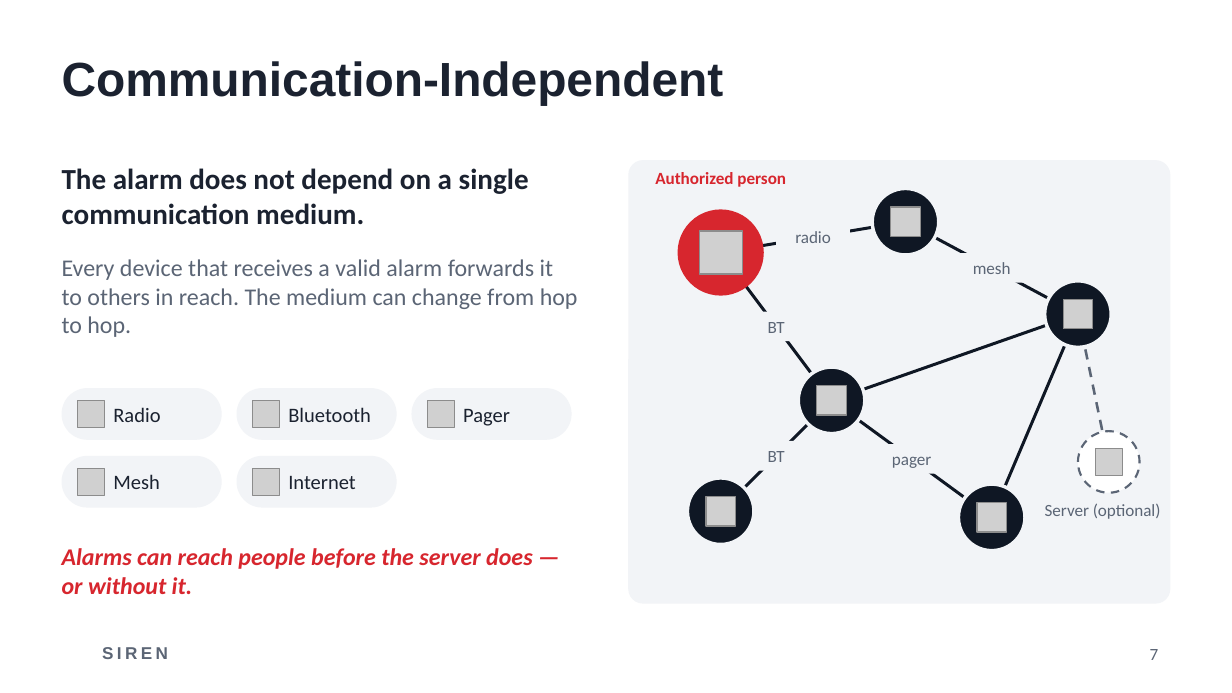
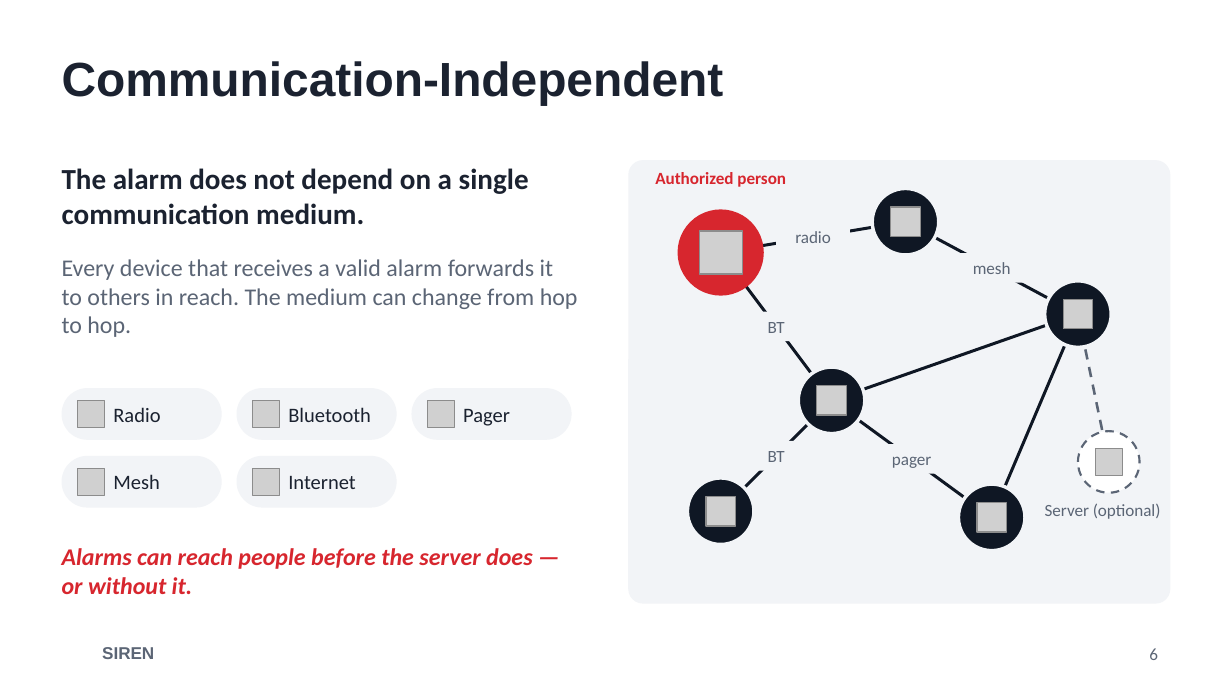
Before and after one commit to PW-ZGS/Wyjec, a slide deck: slide 6 of presentation.pptx (slide 7 before the commit). Drawn at 1232x693 pixels with LibreOffice and Linux fonts; fonts in the diff are those of the drawing; grey boxes stand for pictures; background and template pictures are left out. Boxes give left, top, right and bottom in pixels: in the first picture for what was removed or moved away, otherwise in the second. Text is boxed around its words. In the diff, an @@ line names an element or a change of style, - is before the commit and + after.

```diff
--- a/presentation.pptx
+++ b/presentation.pptx
@@ text "SIREN" at bbox=[102, 647, 154, 659]: letter spacing 2 to 0 pt @@
@@ page number at bbox=[1149, 648, 1158, 660]: text changed @@
-7
+6
```
Also in this commit, not shown: 8 other slides changed, 1 slide removed.
